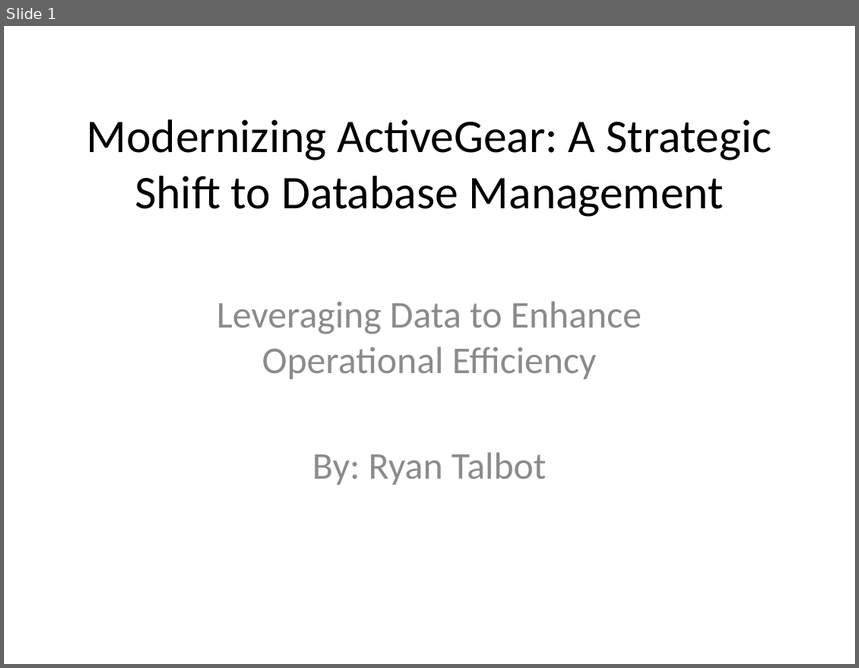
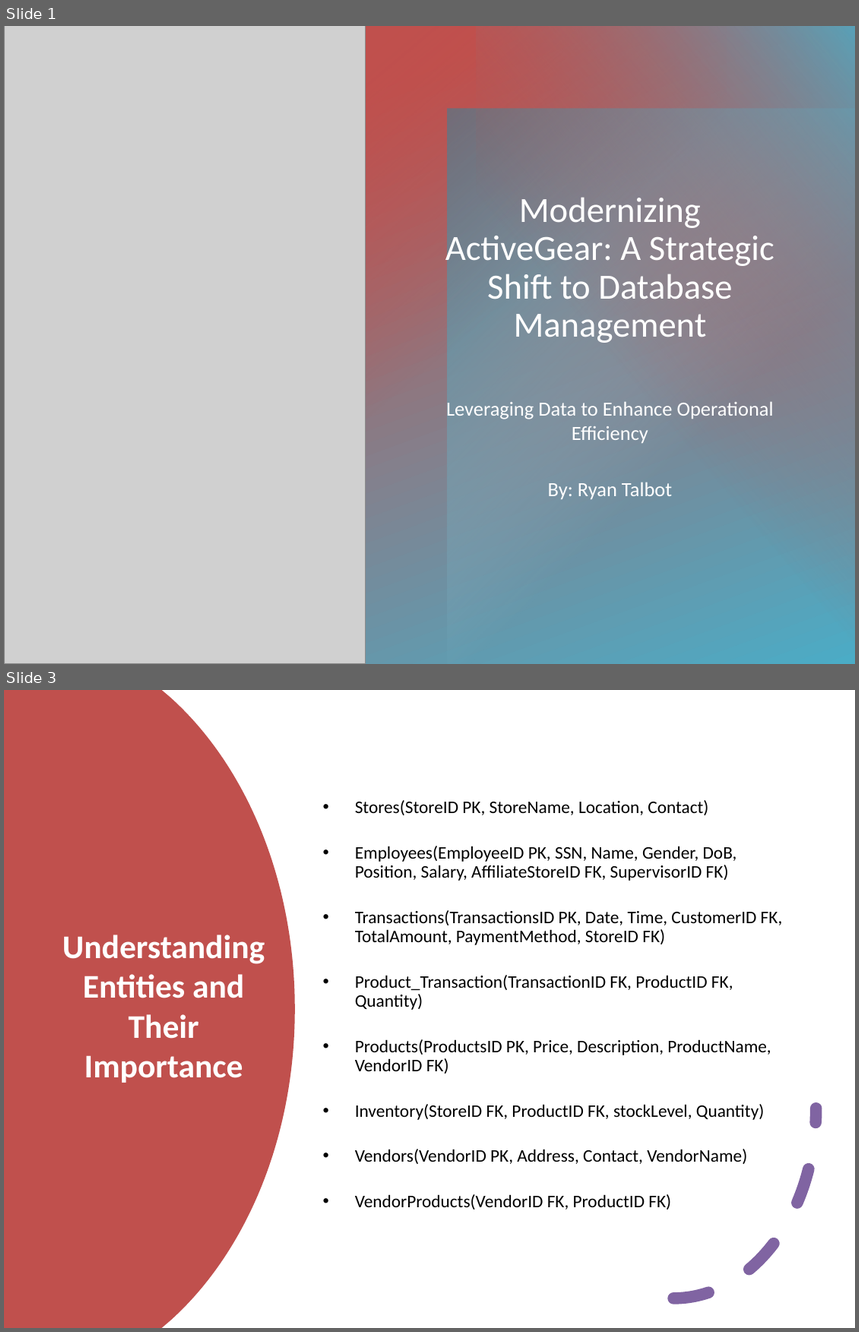
Before and after one commit to RyanJTalbot/MSDS, a slide deck: Core/Databases for Data Scientists Specialization/Relational Database Design /Week 5/ActiveGear_Presentation.pptx. Shown one above the other, each under a label of ours: slide 1 before the commit, slides 1 and 3 after it; the slides between them are not shown. The pictures are 859x668 and 859x1332 pixels, drawn with LibreOffice and Linux fonts; fonts in the diff are those of the drawing; grey boxes stand for pictures. Boxes give left, top, right and bottom in pixels: in the first picture for what was removed or moved away, otherwise in the second. Text is boxed around its words. In the diff, an @@ line names an element or a change of style, - is before the commit and + after.

Commit message:
Update database ppt

```diff
--- a/Core/Databases for Data Scientists Specialization/Relational Database Design /Week 5/ActiveGear_Presentation.pptx
+++ b/Core/Databases for Data Scientists Specialization/Relational Database Design /Week 5/ActiveGear_Presentation.pptx
@@ slide 3 added at box(4, 690, 855, 1328), background #FFFFFF @@
@@ freeform shape added at box(4, 690, 295, 1328), fill #C0504D @@
@@ text added at box(355, 800, 783, 1210), 15 pt, text #000000 @@
+• Stores(StoreID PK, StoreName, Location, Contact)
+• Employees(EmployeeID PK, SSN, Name, Gender, DoB, Position, Salary, AffiliateStoreID FK, SupervisorID FK)
+• Transactions(TransactionsID PK, Date, Time, CustomerID FK, TotalAmount, PaymentMethod, StoreID FK)
+• Product_Transaction(TransactionID FK, ProductID FK, Quantity)
+• Products(ProductsID PK, Price, Description, ProductName, VendorID FK)
+• Inventory(StoreID FK, ProductID FK, stockLevel, Quantity)
+• Vendors(VendorID PK, Address, Contact, VendorName)
+• VendorProducts(VendorID FK, ProductID FK)
@@ title added at box(63, 935, 265, 1083), 28 pt, text #FFFFFF, bold @@
+Understanding Entities and Their Importance
@@ arc (boxed as its full ellipse) added at box(531, 919, 816, 1300), outline #8064A2 10 pt dashed @@
@@ slide 1 changed as well @@
@@ picture added at box(4, 26, 365, 664) @@
@@ group added at box(365, 26, 855, 664): 4 rectangles @@
@@ title "Modernizing ActiveGear: A Strategic Shift ...": place and size @@
-title "Modernizing ActiveGear: A Strategic Shift ..." at box(87, 119, 772, 217)
+title "Modernizing ActiveGear: A Strategic Shift ..." at box(446, 197, 775, 343)
@@ title "Modernizing ActiveGear: A Strategic Shift ..." at box(446, 197, 775, 343): size 39.6 to 30 pt, text colour #000000 to #FFFFFF; line spacing 1 to 0.9 @@
@@ subtitle "Leveraging Data to Enhance Operational ...": place and size @@
-subtitle "Leveraging Data to Enhance Operational ..." at box(217, 301, 642, 485)
+subtitle "Leveraging Data to Enhance Operational ..." at box(446, 401, 774, 499)
@@ subtitle "Leveraging Data to Enhance Operational ..." at box(446, 401, 774, 499): size 32 to 17 pt, text colour #8C8C8C to #FFFFFF; less space between paragraphs @@
```
Also in this commit, not shown: 3 other slides changed, 1 other slide added, 6 slides removed, 4 other files.
